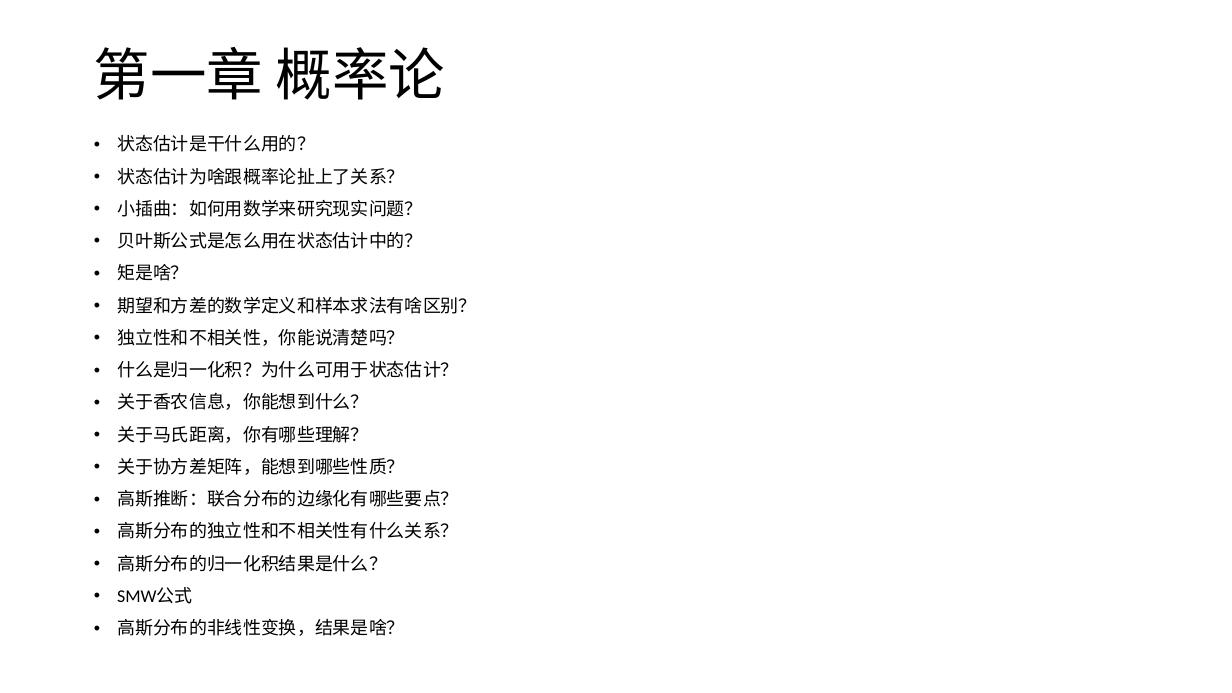
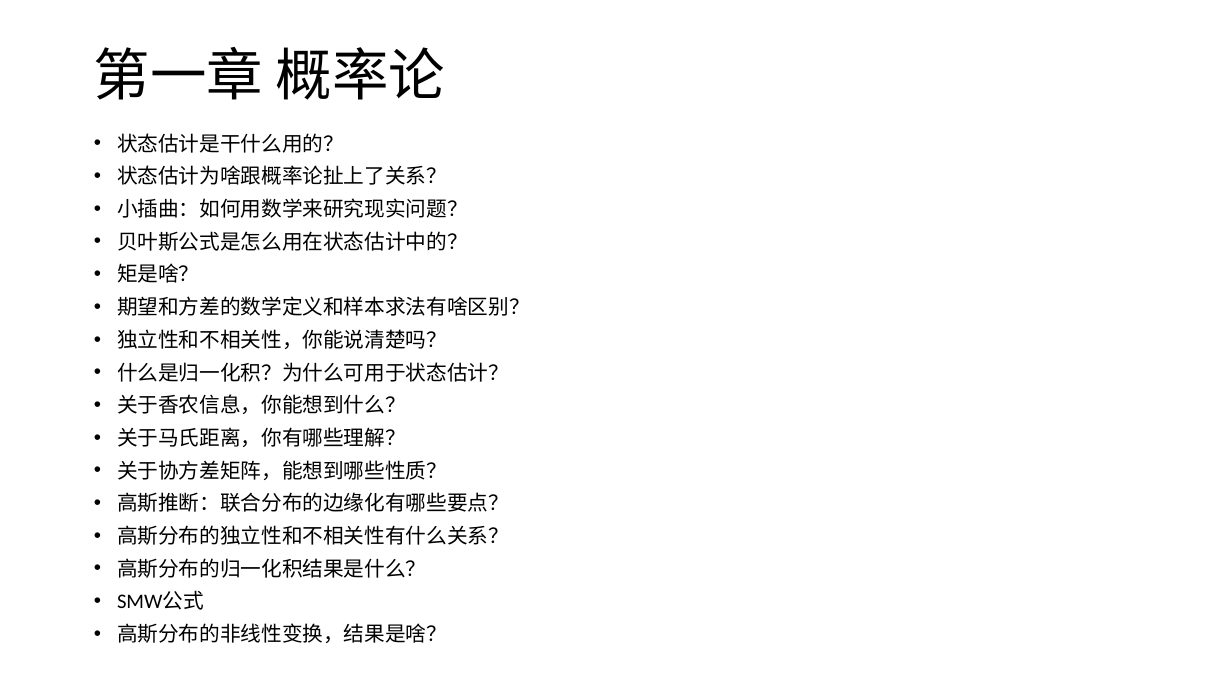
Before and after one commit to CR7dongfeng/State-Estimation, a slide deck: slide 2 of 问题检索清单.pptx. Drawn at 1232x693 pixels with LibreOffice and Linux fonts; fonts in the diff are those of the drawing. Boxes give left, top, right and bottom in pixels: in the first picture for what was removed or moved away, otherwise in the second. Text is boxed around its words. In the diff, an @@ line names an element or a change of style, - is before the commit and + after.

```diff
--- a/问题检索清单.pptx
+++ b/问题检索清单.pptx
@@ text "状态估计是干什么用的？" at <box>117,133,530,643</box>: size 14 to 16.1 pt; line spacing 0.9 to 0.8 @@
```
Also in this commit, not shown: 7 other slides changed, 12 slides added.
